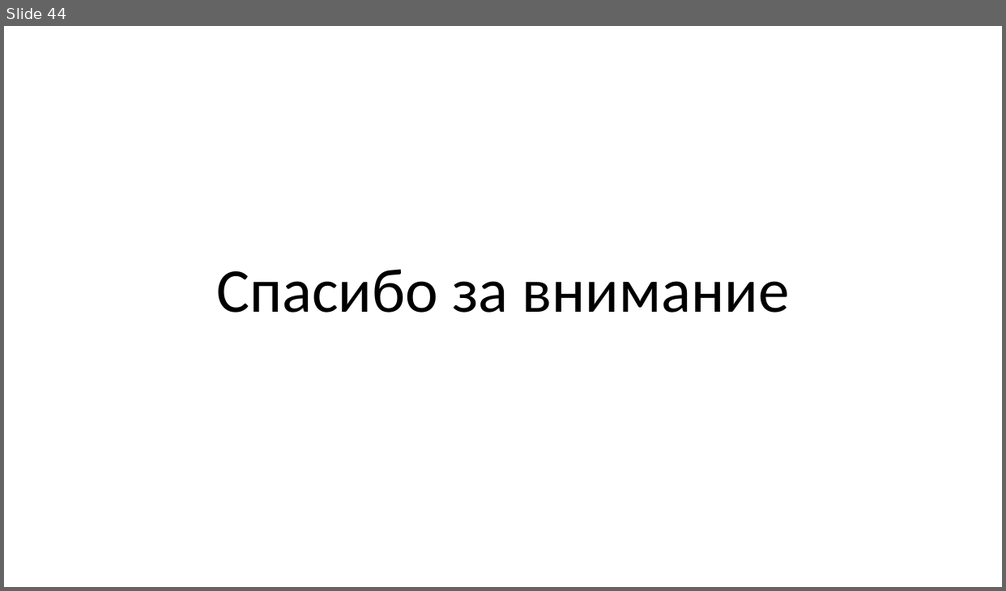
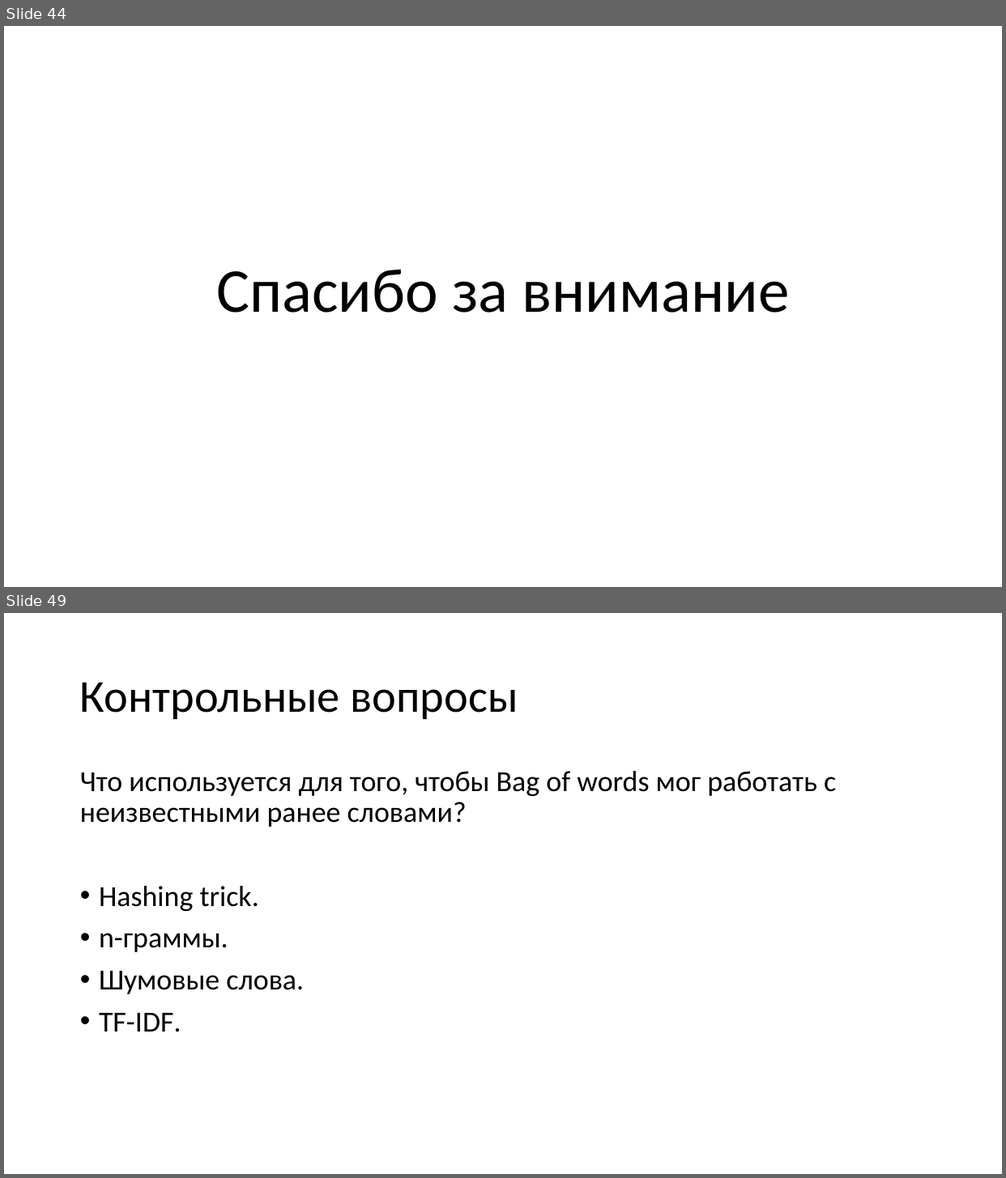
Before and after one commit to mosalov/AI_main_lectures, a slide deck: Лекция 11 07_04_2021.pptx. Shown one above the other, each under a label of ours: slide 44 before the commit, slides 44 and 49 after it; the slides between them are not shown. The pictures are 1006x591 and 1006x1178 pixels, drawn with LibreOffice and Linux fonts; fonts in the diff are those of the drawing. Boxes give left, top, right and bottom in pixels: in the first picture for what was removed or moved away, otherwise in the second. Text is boxed around its words. In the diff, an @@ line names an element or a change of style, - is before the commit and + after.

Commit message:
Добавлены вопросы к лекциям №№11 и 13.

```diff
--- a/Лекция 11 07_04_2021.pptx
+++ b/Лекция 11 07_04_2021.pptx
@@ slide 49 added at [4,613,1002,1174], background #FFFFFF @@
@@ title added at [80,682,518,719], 44 pt, text #000000 @@
+Контрольные вопросы
@@ text added at [80,771,836,1033], 28 pt, text #000000 @@
+Что используется для того, чтобы Bag of words мог работать с неизвестными ранее словами?
+• Hashing trick.
+• n-граммы.
+• Шумовые слова.
+• TF-IDF.
```
Also in this commit, not shown: 1 slide changed, 5 other slides added, 3 other files.
